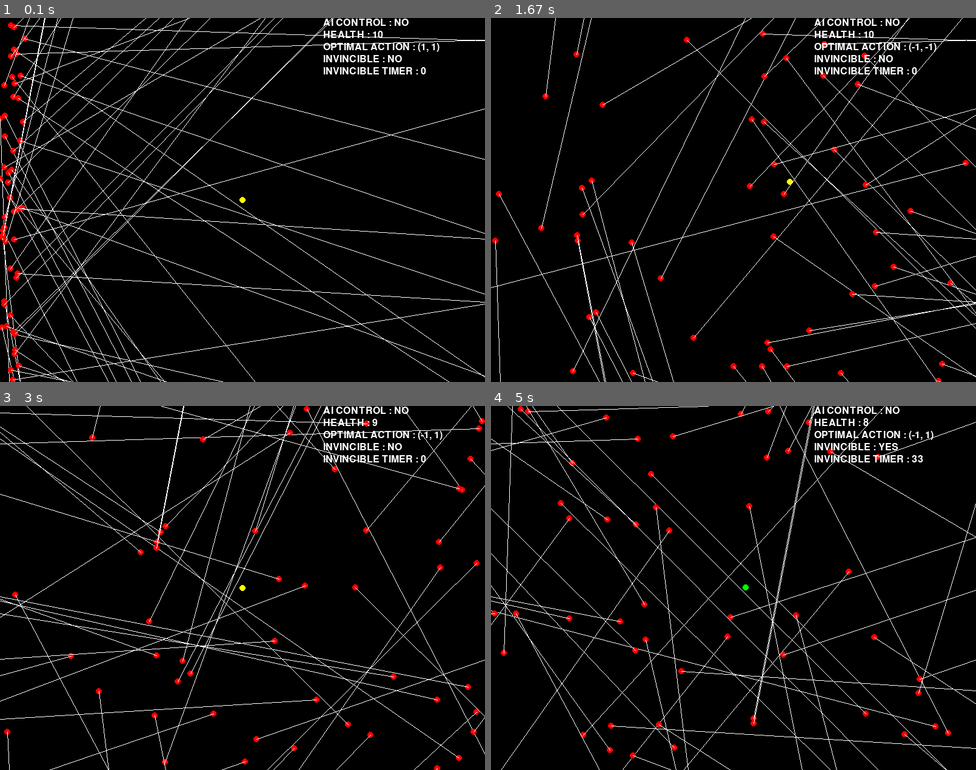
Above: before the commit, frames 1-4 (two rows, left to right).
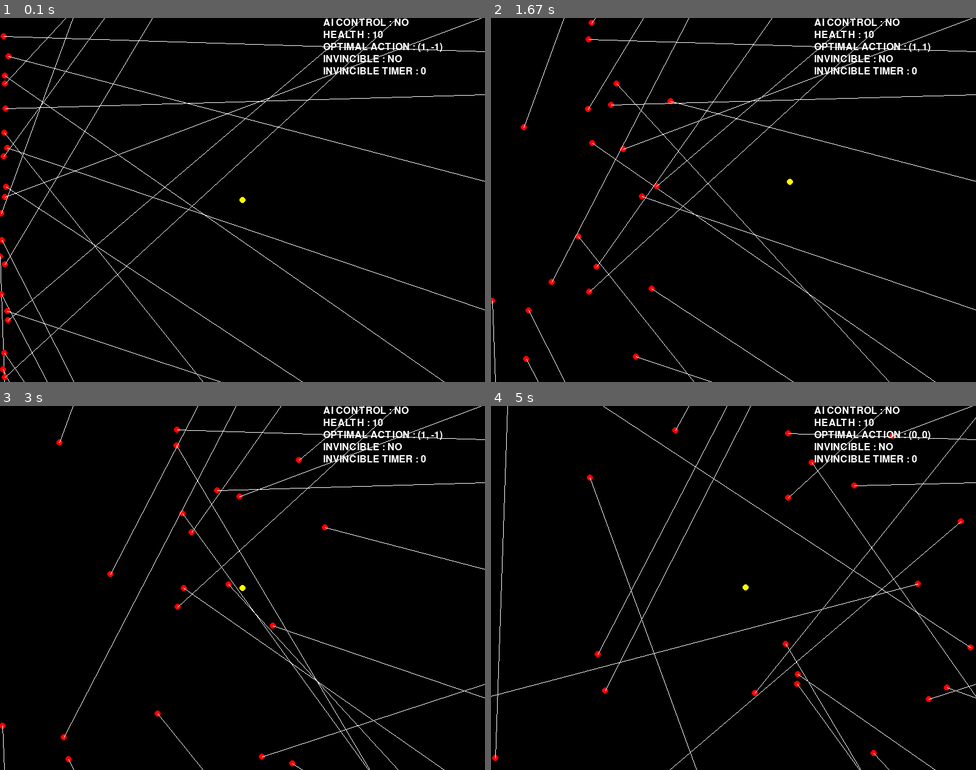
Above: after the commit, the same moments.

Repository: mrjonjonjon/Bullet-Hell-Bot
Game: pygame game, started from PYGAME/realgamesim.py
Same seed, same stepped clock (60 frames per second), same inputs: the game is played once before the commit and once after it.
Inputs:
- Up to frame 1 (0.1 s): no input
- Up to frame 2 (1.67 s): hold Right 0.33-0.8 s; hold Up 0.83-1.13 s; hold Right 1.17-1.63 s
- Up to frame 3 (3 s): hold Left 1.67-2.2 s; hold Down 2.23-2.53 s; hold Left 2.57-2.97 s
- Up to frame 4 (5 s): hold Up 3-3.37 s; hold Right 3.4-4.03 s; hold Down 4.07-4.43 s; hold Left 4.47-4.93 s; hold Right from 4.97 s (still down)

The runs differ from the first frame. In frame 1, 6.5% of the frame differs, in the area x 0-100%, y 0-100%; in frame 2, 4.8%; in frame 3, 5.2%; in frame 4, 5.3%.

Commit message:
Fully working with baselines3

Diff:
--- a/PYGAME/customgym.py
+++ b/PYGAME/customgym.py
@@ -4,14 +4,13 @@
 import realgamesim
 from stable_baselines3 import DQN
 from stable_baselines3.common.env_checker import check_env
-
-
+from numpy import float32,array
+from collections import OrderedDict
 class BulletHellEnv(gym.Env):
   """
   Custom Environment that follows gym interface.
   This is a simple env where the agent must learn to go always left.
   """
-  # Because of google colab, we cannot implement the GUI ('human' render mode)
   metadata = {'render.modes': ['human']}
 
   # Define constants for clearer code
@@ -31,31 +30,45 @@
   }
   def __init__(self):
     super(BulletHellEnv, self).__init__()
-    self.game = realgamesim.Game(FPS=60)
+    self.game = realgamesim.Game(FPS=60,AI_control=True)
 
     self.action_space = spaces.Discrete(9)#9 movement, 8 dodgeroll
 
     # The observation will be the coordinate of the agent
     # this can be described both by Discrete and Box space
-    self.observation_space = spaces.Discrete(1)
+    #self.observation_space = spaces.Discrete(1)
+
+
+    self.observation_space = spaces.Dict({
+    'position': spaces.Box(low=-np.inf, high=np.inf, shape=(2,)),
+    'bullet_positions': spaces.Box(low=-np.inf,high=np.inf,shape=(20,2))})
+    print("IS INSTANCE???",self.observation_space.spaces,'\n',isinstance(spaces.Sequence,spaces.Tuple),'\n',self.observation_space.sample(),'\n')
+    #spaces.Tuple((spaces.Discrete(2), spaces.Box(-1, 1, shape=(2,))))
+
+    '''
+   '''
 
   def reset(self):
     """
     Important: the observation must be a numpy array
     :return: (np.array)
     """
+    info={}
     self.game.reset()
-    return np.array([0])
+
+   # print(self.observation_space.sample(),'\n')
+
+    return self.observation_space.sample(),info
 
   def step(self, action):
       info ={}
       dir=[0,0]
       #print("TYPE: ",action.item(),type(action.item()))
-      print(action,type(action))
+      #print(action,type(action))
       dir = self.ACTIONS[action]
-      observation,reward,done = self.game.step(dir)
-      truncated=0
-      return observation,reward,done,info
+      observation,reward,terminated = self.game.step(dir)
+      truncated=False
+      return observation,reward,terminated,truncated,info
 
   def render(self,mode='human'):
         self.game.render()
@@ -63,31 +76,42 @@
   def close(self):
     pass
 
+if __name__=='__main__':
+
+        env = BulletHellEnv()
+        # It will check your custom environment and output additional warnings if needed
+        check_env(env)
+
+        print("ENVIRONMENT IS VALID")
+
+        obs = env.reset()
+        #VERIFY THAT ENV WORKS
+        '''n_steps = 10
+        for _ in range(n_steps):
+            # Random action
+            action = env.action_space.sample()
+            obs, reward, done, truncated,info = env.step(action)
+            env.render()
+            if done:
+                obs = env.reset()'''
+        #TRAIN MODEL
+        model = DQN('MultiInputPolicy', env).learn(total_timesteps=10000000,progress_bar=True)
+        print("DONE LEARNING")
+
+        model.save("mlphell")
+        del model  # delete trained model to demonstrate loading
+
+        # Load the trained agent
+        # NOTE: if you have loading issue, you can pass `print_system_info=True`
+        # to compare the system on which the model was trained vs the current one
+        # model = DQN.load("dqn_lunar", env=env, print_system_info=True)
+        model = DQN.load("mlphell", env=env)
 
 
-
-
-if __name__=='__main__':
-    # Instantiate the env
-   # Instantiate the env
-    env = BulletHellEnv()
-
-    obs = env.reset()
-    n_steps = 10000
-    for step in range(n_steps):
-                # Box(4,) means that it is a Vector with 4 components
-        print("Observation space:", env.observation_space)
-        print("Shape:", env.observation_space.shape)
-        # Discrete(2) means that there is two discrete actions
-        print("Action space:", env.action_space)
-
-        # The reset method is called at the beginning of an episode
-        obs = env.reset()
-        # Sample a random action
-        action = env.action_space.sample()
-        print("Sampled action:", action)
-        obs, reward, done, info = env.step(action)
-        # Note the obs is a numpy array
-        # info is an empty dict for now but can contain any debugging info
-        # reward is a scalar
-        #print(obs.shape, reward, done, info)
+        print("SHOWING POLICY")
+        for i in range(1000):
+            action, _states = model.predict(env.observation_space.sample())
+            action=action.item()
+            print(f'ACTION: {action},STATES: {_states}')
+            obs, rewards, term,trunc, info = env.step(action)
+            env.render()
--- /dev/null
+++ b/PYGAME/garbage.py
@@ -0,0 +1,43 @@
+import gym
+import numpy as np
+
+from stable_baselines3 import PPO
+from stable_baselines3.common.vec_env import DummyVecEnv, SubprocVecEnv
+from stable_baselines3.common.env_util import make_vec_env
+from stable_baselines3.common.utils import set_random_seed
+
+def make_env(env_id, rank, seed=0):
+    """
+    Utility function for multiprocessed env.
+
+    :param env_id: (str) the environment ID
+    :param num_env: (int) the number of environments you wish to have in subprocesses
+    :param seed: (int) the inital seed for RNG
+    :param rank: (int) index of the subprocess
+    """
+    def _init():
+        env = gym.make(env_id)
+        env.seed(seed + rank)
+        return env
+    set_random_seed(seed)
+    return _init
+
+if __name__ == "__main__":
+    env_id = "CartPole-v1"
+    num_cpu = 4  # Number of processes to use
+    # Create the vectorized environment
+    env = SubprocVecEnv([make_env(env_id, i) for i in range(num_cpu)])
+
+    # Stable Baselines provides you with make_vec_env() helper
+    # which does exactly the previous steps for you.
+    # You can choose between `DummyVecEnv` (usually faster) and `SubprocVecEnv`
+    # env = make_vec_env(env_id, n_envs=num_cpu, seed=0, vec_env_cls=SubprocVecEnv)
+
+    model = PPO("MlpPolicy", env, verbose=1)
+    model.learn(total_timesteps=25_000)
+
+    obs = env.reset()
+    for _ in range(1000):
+        action, _states = model.predict(obs)
+        obs, rewards, dones, info = env.step(action)
+        env.render()
--- a/PYGAME/pytorchpg.py
+++ b/PYGAME/pytorchpg.py
@@ -1,18 +1,31 @@
+
+import numpy as np
 import gym
+from gym import spaces
+import realgamesim
+from stable_baselines3 import DQN
+from stable_baselines3.common.env_checker import check_env
+from numpy import float32,array
+from collections import OrderedDict
+from customgym import BulletHellEnv
 
-from stable_baselines3 import A2C
 
-env = gym.make("CartPole-v1")
 
-model = A2C("MlpPolicy", env, verbose=1)
-model.learn(total_timesteps=10_000)
+env = BulletHellEnv()
+# It will check your custom environment and output additional warnings if needed
+check_env(env)
 
-vec_env = model.get_env()
-obs = vec_env.reset()
-for i in range(1000):
+print("ENVIRONMENT IS VALID")
+
+#VERIFY THAT ENV WORKS
+model = DQN.load("mlphell", env=env)
+
+
+print("SHOWING POLICY")
+obs,info =env.reset()
+print(obs)
+for i in range(10000):
     action, _state = model.predict(obs, deterministic=True)
-    obs, reward, done, info = vec_env.step(action)
-    vec_env.render(mode='human')
-    # VecEnv resets automatically
-    # if done:
-    #   obs = vec_env.reset()
+    #print(f'ACTIONl: {type(action)},STATES: {_state}')
+    obs, rewards, term,trunc, info = env.step(action.item())
+    env.render()
--- a/PYGAME/realgamesim.py
+++ b/PYGAME/realgamesim.py
@@ -4,11 +4,12 @@
 sys.path.append(str(path_root))
 import pygame as pg
 import random
-
+from numpy import array,float32
 import numpy as np
 import lineintersectionutil
 import player_AI
 from lineintersectionutil import normalize
+from collections import OrderedDict
 
 pg.display.init()
 pg.font.init()
@@ -149,6 +150,14 @@
 
         self.x +=self.velocity[0]*dt
         self.y +=self.velocity[1]*dt
+        if self.x<0:
+            self.x=0
+        if self.y<0:
+            self.y=0
+        if self.x>SCREEN_WIDTH:
+            self.x=SCREEN_WIDTH
+        if self.y>SCREEN_HEIGHT:
+            self.y=SCREEN_HEIGHT
 
   def update_invincible(self,dt):
         self.invincible_timer -=dt
@@ -185,8 +194,10 @@
         self.clock = pg.time.Clock()
         self.time_since_game_start=0
         self.running=False
-        self.player = Player(coord=(SCREEN_WIDTH/2, SCREEN_HEIGHT/2),rad=5,speed=0.1,colour=PLAYER_COLOR,AI=AI_control)
-        self.parts=self.spawn_particles(50,velocty_multiplier=1,bounce=True,uniformY=True,velocity=None)
+        self.AI_control=AI_control
+
+        self.player = Player(coord=(SCREEN_WIDTH/2, SCREEN_HEIGHT/2),rad=5,speed=0.1,colour=PLAYER_COLOR,AI=self.AI_control)
+        self.parts=self.spawn_particles(20,velocty_multiplier=0.6,bounce=True,uniformY=True,velocity=None)
 
 
 
@@ -236,10 +247,10 @@
         #self.player=None
         #self.parts=None
         #self.clock = pg.time.Clock()
-        self.__init__(FPS=60)
+        self.__init__(FPS=60,AI_control=self.AI_control)
 
     def step(self,action = None):
-                reward=0
+                reward=1
 
 
                 player = self.player
@@ -274,30 +285,33 @@
                 player.draw()
 
 
-
+                bullet_positions=[]
                 for p in parts:
                     p.update_position(dt)
                     p.draw(True)
+                    bullet_positions.append([p.x,p.y])
                     #HIT DETECTION
                     perp_dist,moving_towards_player,time_to_min_dist,part_on_target = lineintersectionutil.perp_dist_part_player(p,[player.x,player.y],player_rad=player.rad, draw=False,screen=screen)
                     if player.invincible_timer<=0 and lineintersectionutil.norm([p.x-player.x,p.y-player.y])<=1 +p.rad + player.rad:
 
                         player.health-=1
-                        reward=-1
+                        reward-=1
                         player.invincible_timer=INVINCIBILITY_PERIOD
                         player.colour = (0,255,0)
 
-                    #draw_text(f'time_to_min_dist :{round(time_to_min_dist/1000,2)}  ,  {part_on_target}',screen,(SCREEN_WIDTH/2,10))
+                #DEBUG INFO
                 lineintersectionutil.draw_text(f'AI CONTROL : {("YES" if player.AI else "NO")}',screen,(SCREEN_WIDTH/1.5,0))
                 lineintersectionutil.draw_text(f'HEALTH : {player.health}',screen,(SCREEN_WIDTH/1.5,20))
                 lineintersectionutil.draw_text(f'OPTIMAL ACTION : {best_action}',screen,(SCREEN_WIDTH/1.5,40))
                 lineintersectionutil.draw_text(f'INVINCIBLE : {("YES" if player.invincible_timer>0 else "NO")}',screen,(SCREEN_WIDTH/1.5,60))
                 lineintersectionutil.draw_text(f'INVINCIBLE TIMER : {player.invincible_timer}',screen,(SCREEN_WIDTH/1.5,80))
 
-                #pg.display.update() -->moved to render
-                observation =0
-                done = player.health==0
-
+                if lineintersectionutil.get_distance_from_screen_edge([player.x,player.y],SCREEN_WIDTH,SCREEN_HEIGHT)<50:
+                    reward-=1000
+                observation = 0
+                done = player.health == 0 or self.time_since_game_start>1000*60*5
+
+                observation=OrderedDict([('bullet_positions', np.array(bullet_positions,dtype=float32)), ('position', array([player.x ,  player.y], dtype=float32))])
                 return observation,reward,done
 
 
Not shown, added: PYGAME/mlphell.zip
